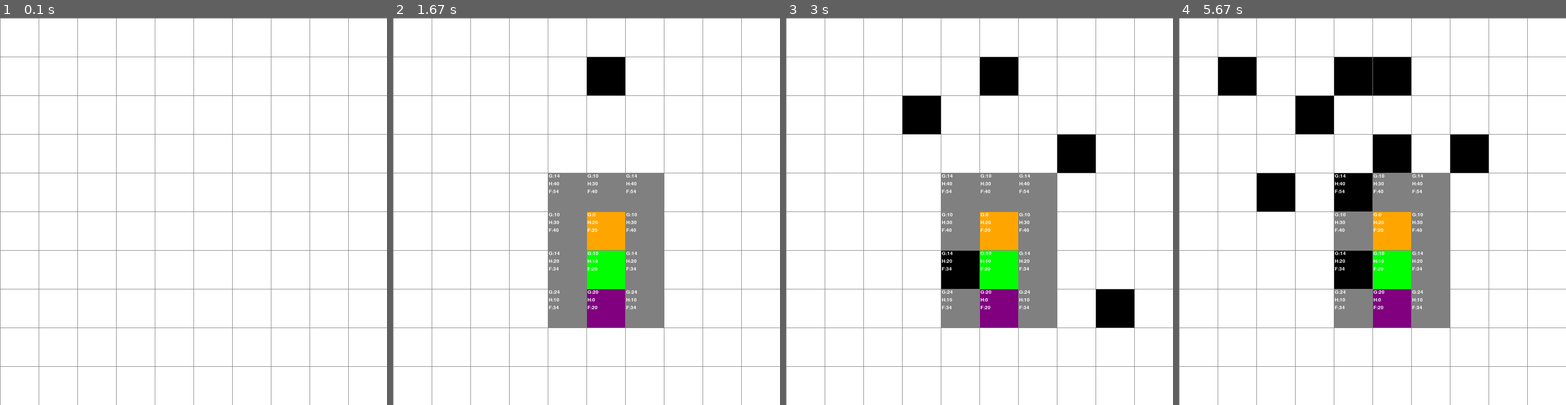
Above: before the commit, frames 1-4 (left to right).
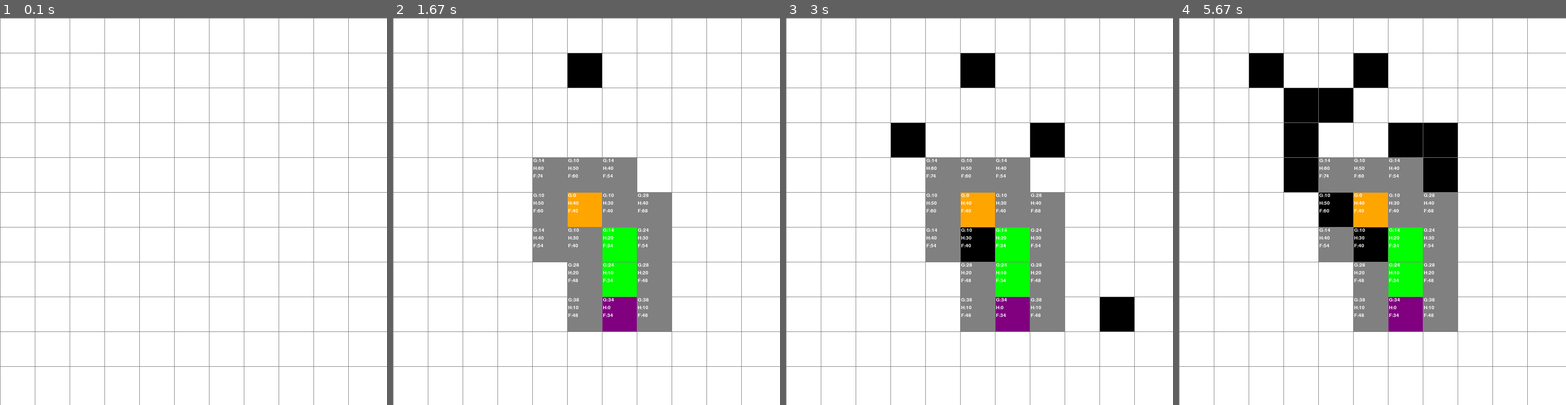
Above: after the commit, the same moments.

Repository: MelvinMG/Apuntes-Actividades-IA
Game: pygame game, started from Proyectos/asterisco/CascaronA.py
Same seed, same stepped clock (60 frames per second), same inputs: the game is played once before the commit and once after it.
Inputs (mouse positions are in pixels of both pictures, inside the frame that each line leads up to):
- Up to frame 1 (0.1 s): no input
- Up to frame 2 (1.67 s): click (586, 211) at 0.38 s; click (625, 296) at 0.72 s; tap Space at 1 s; click (594, 79) at 1.43 s
- Up to frame 3 (3 s): click (979, 257) at 1.72 s; click (925, 130) at 2.05 s; click (1114, 312) at 2.38 s; click (1060, 141) at 2.72 s
- Up to frame 4 (5.67 s): click (1256, 79) at 3.05 s; right-click (1511, 300) at 3.38 s; click (1287, 180) at 3.72 s; click (1453, 161) at 4.05 s; click (1333, 196) at 4.38 s; click (1298, 118) at 4.72 s; click (1349, 95) at 5.05 s; click (1399, 149) at 5.38 s

The runs differ from the first frame. In frame 1, 4.2% of the frame differs, in the area x 0-100%, y 0-100%; in frame 2, 12%; in frame 3, 16%; in frame 4, 20%.

Commit message:
Proyecto A* Entregado

Diff:
--- a/Proyectos/asterisco/CascaronA.py
+++ b/Proyectos/asterisco/CascaronA.py
@@ -96,6 +96,8 @@
 
         pygame.draw.rect(ventana, color, (self.x, self.y, self.ancho, self.ancho))
 
+
+# Funciones para obtener los vecinos de un nodo
 def obtener_vecinos(grid, nodo):
     vecinos = []
     filas = len(grid)
@@ -109,21 +111,19 @@
             vecinos.append(grid[f][c])
     return vecinos
 
+
+# Funcion para explorar todos los nodos posibles
 def explorar_nodos(grid, fila_inicio, col_inicio, fila_fin, col_fin):
-    """
-    Explora los nodos usando un algoritmo A* modificado.
-    Los nodos visitados se colorean de gris.
-    Se añade un delay para visualizar la expansión de los vecinos.
-    Imprime en consola la lista abierta, lista cerrada en cada iteración.
-    Devuelve el nodo final con sus costos actualizados.
-    """
+
     lista_abierta = []  # Nodos pendientes de explorar
     lista_cerrada = []  # Nodos ya explorados
 
     nodo_inicio = grid[fila_inicio][col_inicio]
     nodo_inicio.g = 0
     # Heurística: usamos la distancia Manhattan multiplicada por 10 unidades
+
     nodo_inicio.h = (abs(fila_inicio - fila_fin) + abs(col_inicio - col_fin)) * 10
+
     nodo_inicio.f = nodo_inicio.g + nodo_inicio.h
 
     nodo_fin = grid[fila_fin][col_fin]
@@ -138,7 +138,6 @@
         print("Lista cerrada:", [n.get_pos() for n in lista_cerrada])
 
         if nodo_actual == nodo_fin:
-            print("¡Objetivo alcanzado!")
             break
 
         vecinos = obtener_vecinos(grid, nodo_actual)
@@ -219,19 +218,6 @@
     dibujar_grid(VENTANA, filas, ancho)
     pygame.display.update()
 
-def dibujar(ventana, grid, filas, ancho):
-    ventana.fill(BLANCO)
-    for fila in grid:
-        for nodo in fila:
-            nodo.dibujar(ventana)
-            if nodo.g < float("inf"):
-                offset_x = nodo.x + 2
-                offset_y = nodo.y + 2
-                escribir_texto(ventana, f"G:{nodo.g}", offset_x, offset_y, color=BLANCO, tam=15)
-                escribir_texto(ventana, f"H:{nodo.h}", offset_x, offset_y+16, color=BLANCO, tam=15)
-                escribir_texto(ventana, f"F:{nodo.f}", offset_x, offset_y+32, color=BLANCO, tam=15)
-    dibujar_grid(VENTANA, filas, ancho)
-    pygame.display.update()
 
 def obtener_click_pos(pos, filas, ancho):
     ancho_nodo = ancho // filas
@@ -241,7 +227,7 @@
     return fila, col
 
 def main(ventana, ancho):
-    FILAS = 10
+    FILAS = 11
     grid = crear_grid(FILAS, ancho)
     inicio = None
     fin = None
